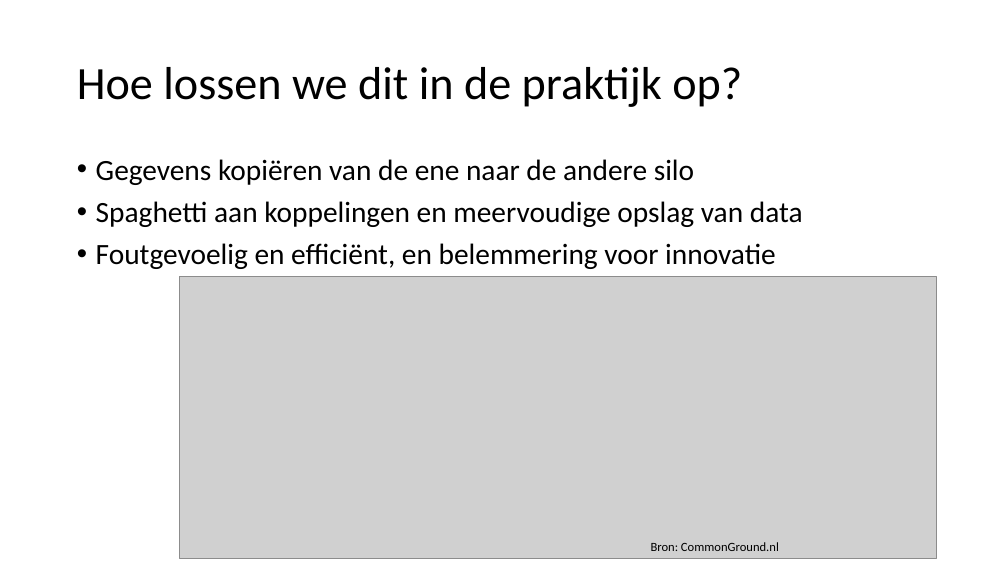
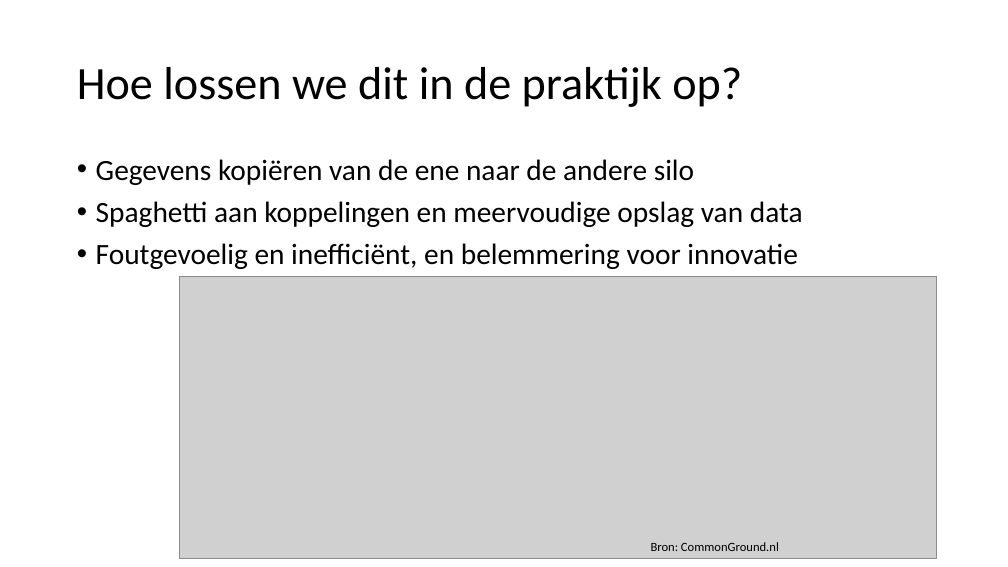
Before and after one commit to FrieseWoudloper/web-api-workshop, a slide deck: slide 5 of slides/Presentatie Web API's.pptx. Drawn at 1008x567 pixels with LibreOffice and Linux fonts; fonts in the diff are those of the drawing; grey boxes stand for pictures. Boxes give left, top, right and bottom in pixels: in the first picture for what was removed or moved away, otherwise in the second. Text is boxed around its words. In the diff, an @@ line names an element or a change of style, - is before the commit and + after.

```diff
--- a/slides/Presentatie Web API's.pptx
+++ b/slides/Presentatie Web API's.pptx
@@ text at (96, 243, 798, 269): text changed @@
-• Foutgevoelig en efficiënt, en belemmering voor innovatie
+• Foutgevoelig en inefficiënt, en belemmering voor innovatie
```
Also in this commit, not shown: 3 other slides changed, 1 other file.
